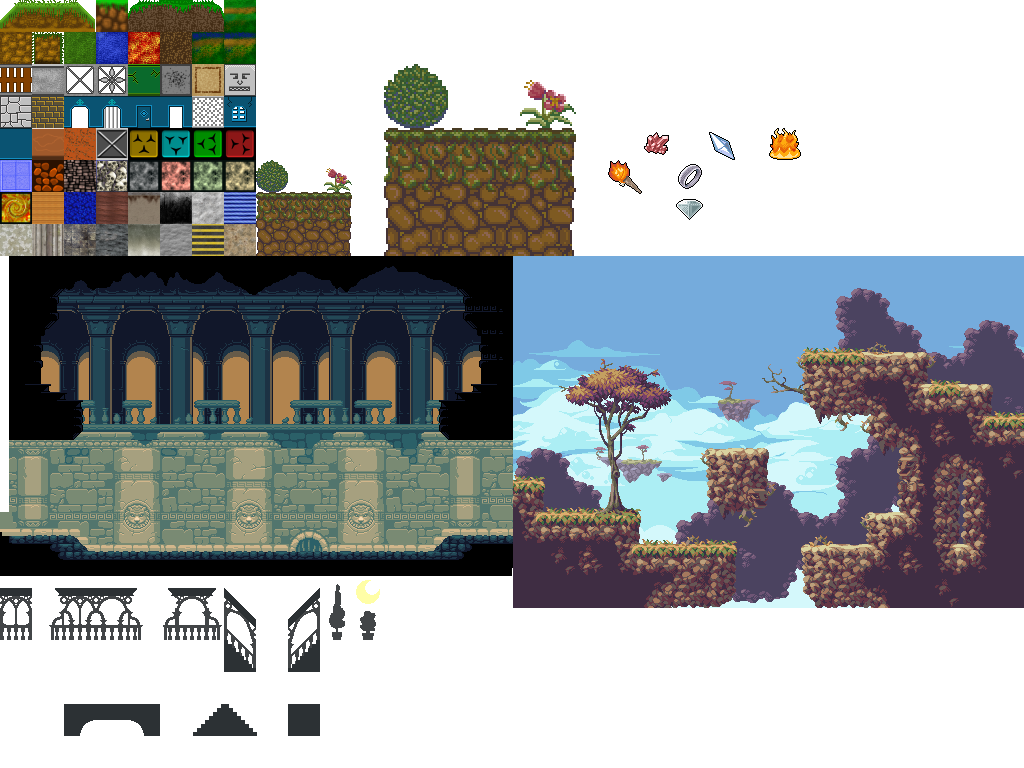
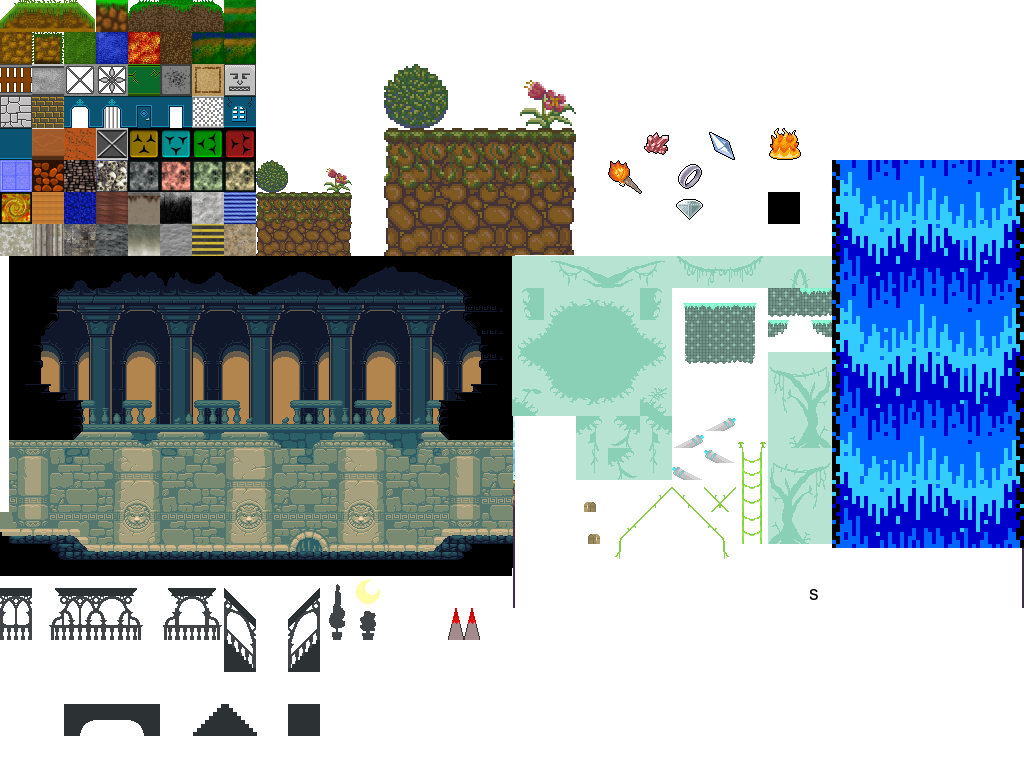
Before/after of a w=1024, h=768 layered artwork. What changed in the layer stack:
added layer "Spikes.gif" above "s" over box(448, 608, 480, 640)
added layer "s" above "New Piskel.gif" over box(809, 589, 818, 600)
added layer "New Piskel.gif" above "waterfall.png" over box(768, 192, 800, 224)
added layer "waterfall.png" above "Jungle Tileset (32x32 sideview).png" over box(832, 160, 1024, 548)
added layer "Jungle Tileset (32x32 sideview).png" above "spikes.png" over box(512, 256, 832, 559)
added layer "spikes.png" above "MapTemplate.png" over box(672, 577, 922, 608)
painted on "MapTemplate.png" over box(512, 255, 1022, 608)
